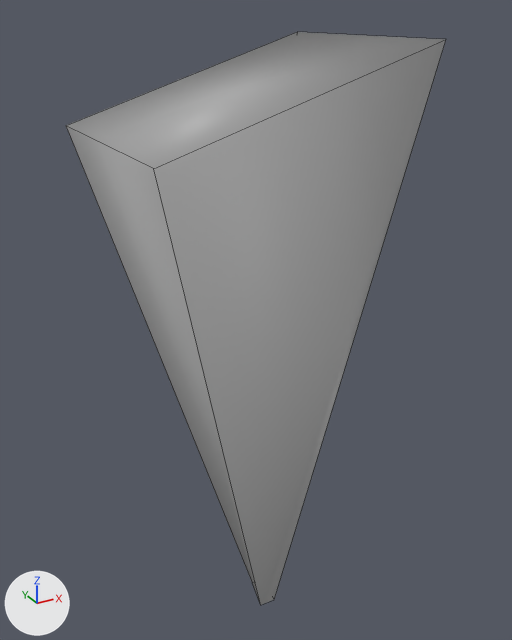
The FBX model UnityProject/FireEscapeSimulator/Assets/_MainProject/Meshes/MES_ConeHologram.fbx as it was, and as the next commit left it.
Camera for both pictures: a 50 mm camera at (-0.291, -0.518, 0.605) aimed at (0.034, 0.072, 0.31). The lights are fixed; the arrows at lower left show +X, +Y and +Z. The picture after the commit comes second. Mesh edges are drawn as thin lines.
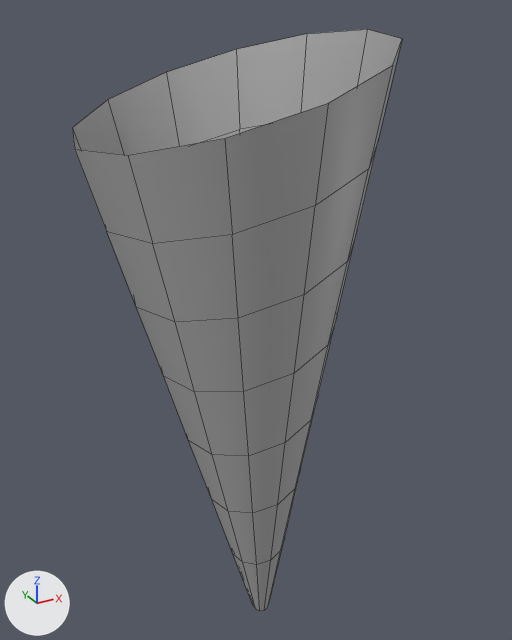
Pixel boxes (x1, y1, x2, y2) of what changed, in the pictures (512 x 640 px):
'polySurface431', reshaped, rescaled (13% narrower)
    before: (66, 32, 446, 605)
    after: (72, 29, 402, 611)

Edits to the bpy script that builds the scene:
```text
Change me_mesh:
    used by ob_polysurface431; location = (0.0, 0.0, 0.0); rotation_euler = (1.571, 0.0, 0.0), in degrees (90, 0, 0); scale = (0.00236, 0.00236, 0.00236)
    remove me_mesh.from_pydata(...)  # 8 vertices, 5 faces; spans x -46.0..66.0, y 0.0..247.0, z -85.0..15.0
    add me_mesh.from_pydata(...)  # 96 vertices, 84 faces; spans x -88.0..103.0, y 0.0..383.0, z -150.0..50.0
    me_mesh part 1: the whole mesh is rebuilt
Change ob_polysurface431:
    ob_polysurface431.scale: (0.00236, 0.00236, 0.00236) -> (0.00153, 0.00153, 0.00153)
```
